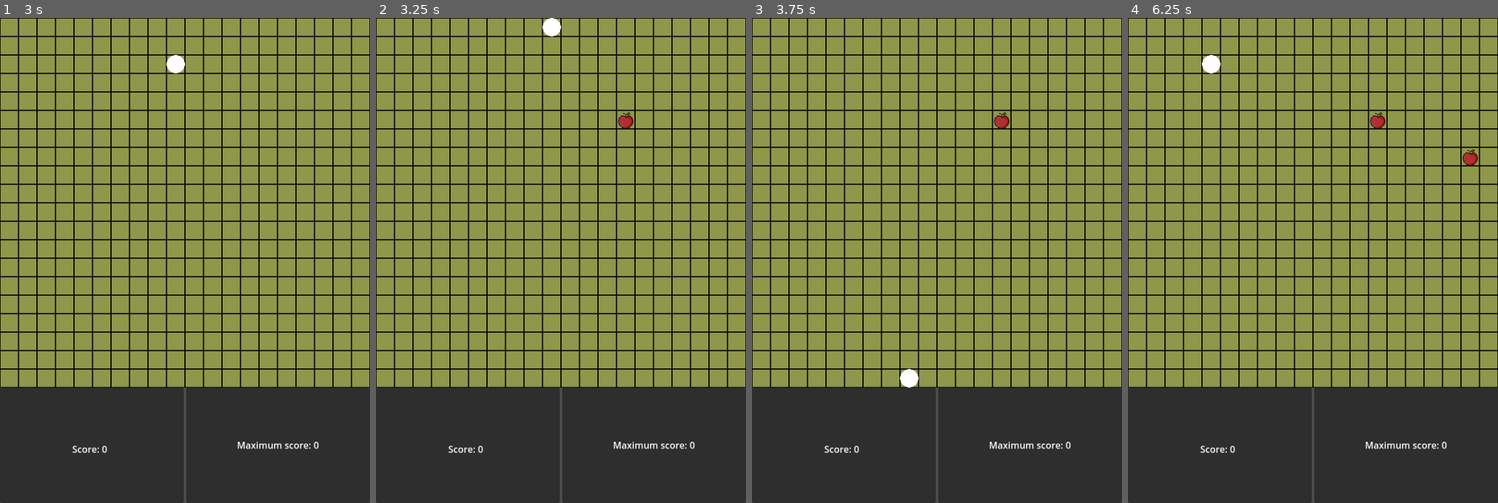
Above: before the commit, frames 1-4 (left to right).
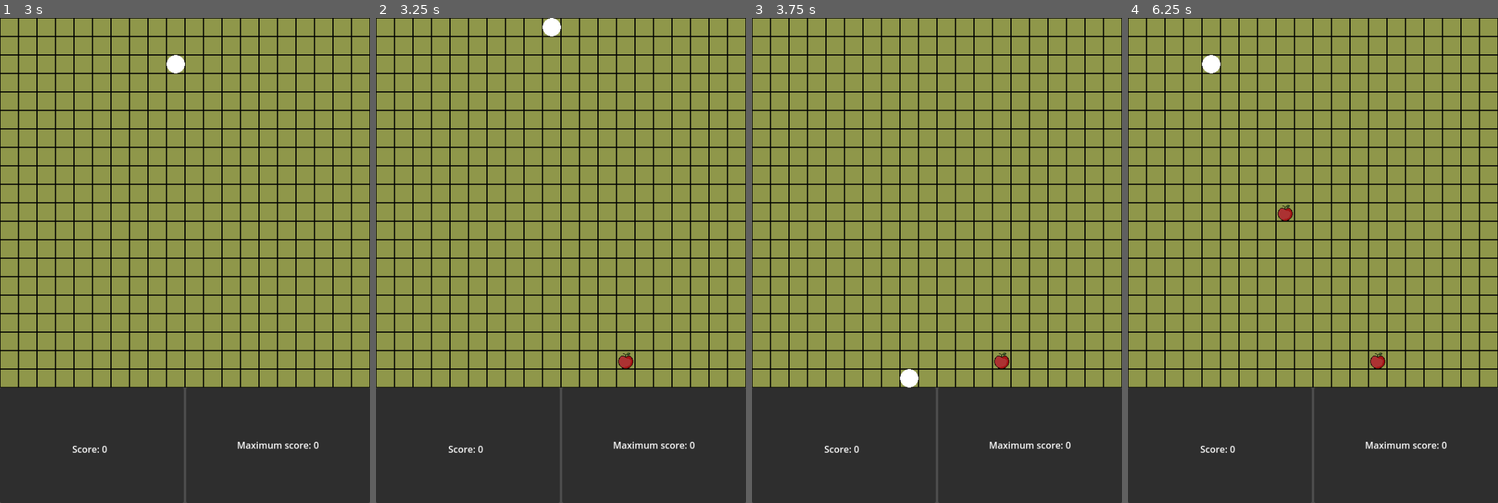
Above: after the commit, the same moments.

Repository: moonmoonio/snake
Game: Godot game, scene res://scenes/main.tscn
Two runs of this game, one before a commit and one after it. Both use one fixed random seed, a clock stepped at 60 frames per second and the inputs below.
Inputs:
- Up to frame 1 (3 s): hold Right (ui_right) 0.53-1.28 s; hold Down (ui_down) 1.28-2.03 s; hold Right (ui_right) 2.03-2.78 s; hold Up (ui_up) from 2.78 s (still down)
- Up to frame 2 (3.25 s): keep holding Up (ui_up)
- Up to frame 3 (3.75 s): release Up (ui_up) at 3.53 s; hold Left (ui_left) from 3.53 s (still down)
- Up to frame 4 (6.25 s): release Left (ui_left) at 5.03 s; hold Down (ui_down) 5.03-5.78 s; hold Right (ui_right) from 5.78 s (still down)

Frame 1 is identical in both runs. In frame 2, 0.2% of the frame differs, in the area x 65-70%, y 19-73%; in frame 3, 0.2%; in frame 4, 0.4%, in the area x 40-95%, y 19-73%.

Commit message:
Use timer for apples

Diff:
--- a/src/main.gd
+++ b/src/main.gd
@@ -17,33 +17,24 @@
 var rows: int = 20
 var columns: int = 20
 var boxes: Array[Box] = []
+var apple_timer: Timer
+var apple_timer_seconds: float = 3.0
 
 # Called when the node enters the scene tree for the first time.
 func _ready() -> void:
+	apple_timer = Timer.new()
+	add_child(apple_timer)
 	score = 0
 	max_score = 0
 	$Player.crashed.connect(new_game)
 	$Player.eat.connect(increase_score)
-	for row in range(rows):
-		for column in range(columns):
-			boxes.push_back(Box.new(column * width, row * height, false))
-
-# Called every frame. 'delta' is the elapsed time since the previous frame.
-func _process(delta: float) -> void:
-	time_passed += delta
-	if time_passed > 3:
-		spawn_apple()
-		time_passed = 0
+	apple_timer.timeout.connect(spawn_apple)
+	apple_timer.start(apple_timer_seconds)
 
 func spawn_apple():
 	var apple = apple_scene.instantiate()
-	while true:
-		var index = randi_range(0, boxes.size() - 1)
-		var box = boxes[index]
-		if !box.used:
-			apple.position = box.position
-			boxes[index].used = true
-			break
+	apple.position.x = randi_range(0, columns - 1) * width
+	apple.position.y = randi_range(0, rows - 1) * height
 	add_child(apple)
 
 func new_game():
